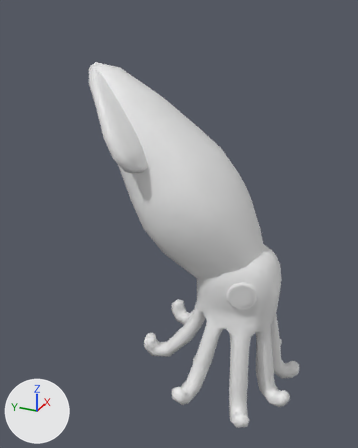
A saved change to the FBX model Pawns/Squid/Squid.fbx.
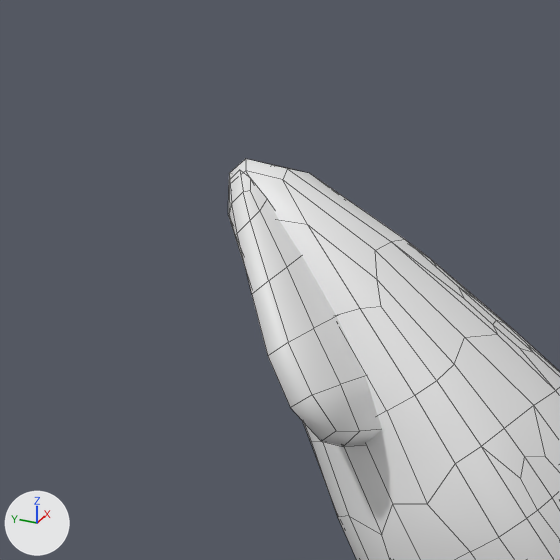
Old and new are each drawn whole from a 50 mm camera at (-1.86, -0.662, 1.747) aimed at (-0.016, 0.168, 0.825) and again close up on the part from 0% to 61% of the width and 0% to 49% of the height. Arrows for +X, +Y and +Z are at lower left; the lights stay in place. The close-ups show mesh edges as thin lines. Materials are left out; every surface is plain grey. Where no turn or scale is listed for an object, it has been applied to the vertices.

Script lines for the objects in view, before the commit:
```python
me_squid_lod1 = bpy.data.meshes.new('Squid_LOD1')
me_squid_lod1.from_pydata(...)  # 1257 vertices, 1212 faces; spans x -0.377..0.377, y -0.416..0.598, z 0.039..1.498
me_squid_lod1.materials.append(mat_m_squid)
ob_mesh = bpy.data.objects.new('Mesh', me_squid_lod1)
ob_mesh.location = (0.0, 0.0, 0.0)
```
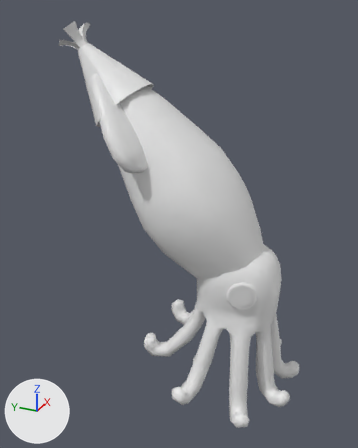
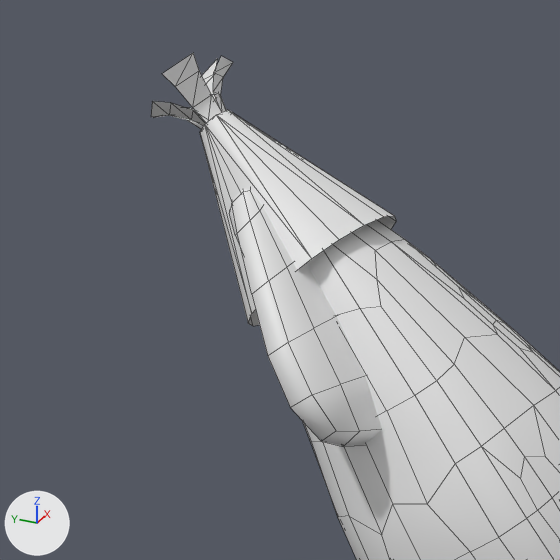
Commit message: Changed Squid

Changed parts and their boxes [x1, y1, x2, y2] in the close-ups (560 x 560 px):
'PartToColor', added
    after: [151, 53, 396, 326]

What changed in the scene script:
```text
Add me_partyhatmesh:
    me_partyhatmesh.from_pydata(...)  # 66 vertices, 62 faces; spans x -0.149..0.149, y -0.116..0.308, z -0.096..0.335
Add ob_parttocolor:
    ob_parttocolor = bpy.data.objects.new('PartToColor', me_partyhatmesh)
    ob_parttocolor.location = (0.0, 0.427, 1.324)
```
